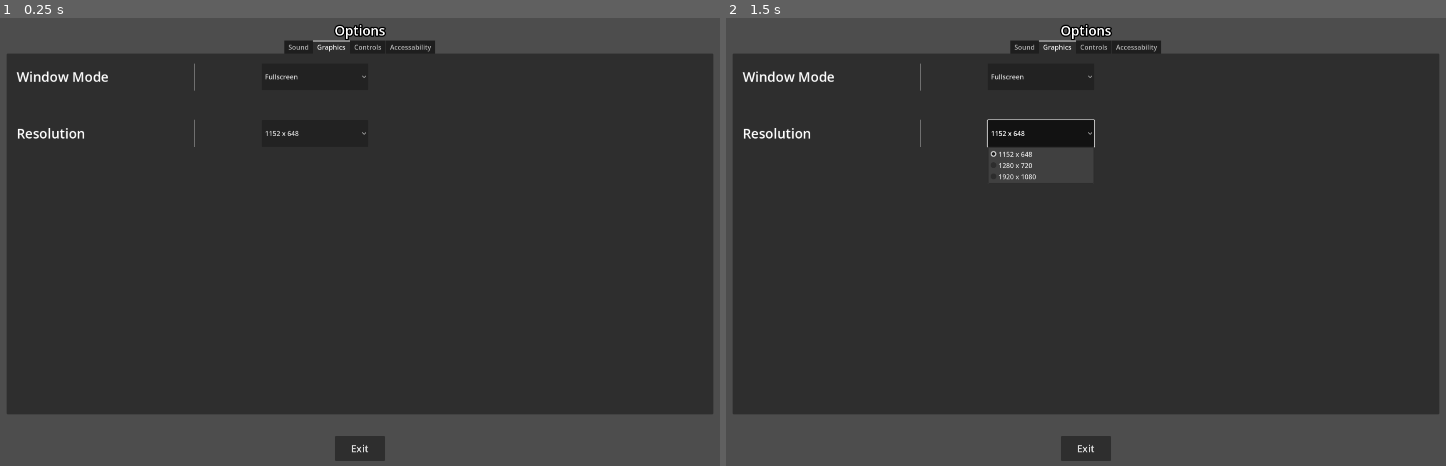
Above: before the commit, frames 1-2 (left to right).
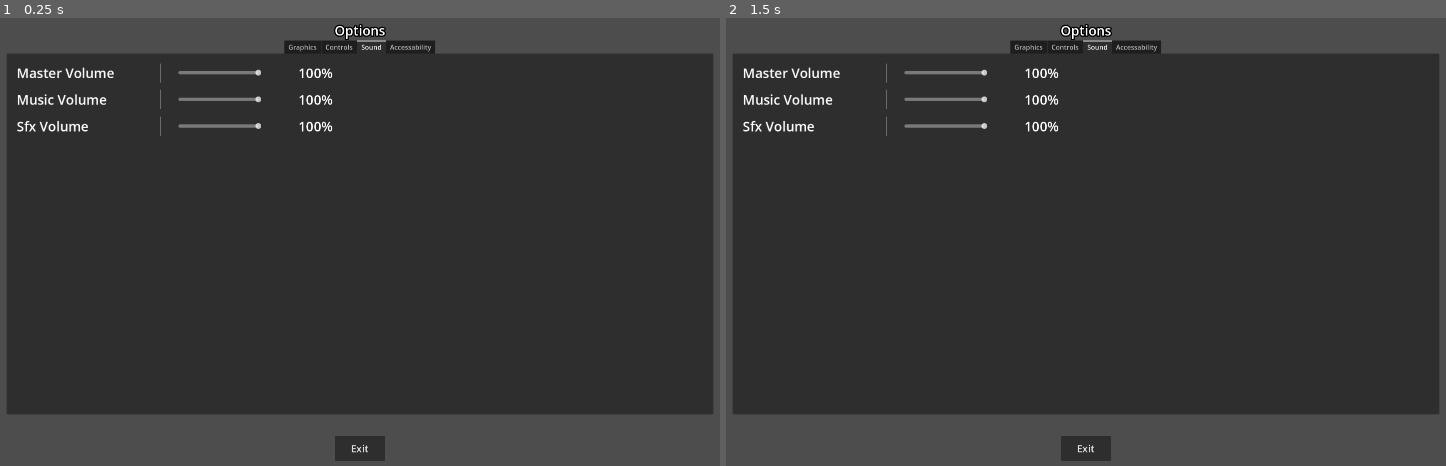
Above: after the commit, the same moments.

Repository: Netizen-Sys10/repel-the-night
Game: Godot game, scene res://MainMenu/OptionsMenu/options_menu.tscn
The game is run twice, just before and just after one commit, with the same random seed, the same clock (stepped at 60 frames per second) and the same inputs. This scene is started directly instead of the project's main scene.
Inputs (mouse positions are in pixels of both pictures, inside the frame that each line leads up to):
- Up to frame 1 (0.25 s): no input
- Up to frame 2 (1.5 s): click (1042, 134) at 0.5 s, where only the run before the commit has a clickable "1152 x 648"; tap Enter at 1.25 s; hold D (move_right) from 1.28 s (still down)

The runs differ from the first frame. In frame 1, 1.3% of the frame differs, in the area x 2-54%, y 4-29%; in frame 2, 2.2%, in the area x 2-54%, y 4-37%.

Commit message:
Added Sound Menu

Diff:
--- /dev/null
+++ b/MainMenu/OptionsMenu/Buttons/audio_slider_settings.gd
@@ -0,0 +1,33 @@
+extends Control
+
+@onready var audio_name_lbl = $HBoxContainer/Audio_Name_Lbl as Label
+@onready var audio_num_lbl_2 = $HBoxContainer/Audio_Num_Lbl2 as Label
+@onready var h_slider = $HBoxContainer/HSlider as HSlider
+
+@export_enum("Master", "Music", "Sfx") var bus_name : String
+
+var bus_index : int = 0
+
+# Called when the node enters the scene tree for the first time.
+func _ready():
+	h_slider.value_changed.connect(on_value_changed)
+	get_bus_name_by_index()
+	set_name_label_text()
+	set_slider_value()
+
+func set_name_label_text() -> void:
+	audio_name_lbl.text = str(bus_name) + " Volume"
+
+func set_audio_num_label_text() -> void:
+	audio_num_lbl_2.text = str(h_slider.value * 100) + "%"
+
+func get_bus_name_by_index() -> void:
+	bus_index = AudioServer.get_bus_index(bus_name)
+
+func set_slider_value() ->void:
+	h_slider.value = db_to_linear(AudioServer.get_bus_volume_db(bus_index))
+	set_audio_num_label_text()
+
+func on_value_changed(value : float) -> void:
+	AudioServer.set_bus_volume_db(bus_index, linear_to_db(value))
+	set_audio_num_label_text()
--- /dev/null
+++ b/MainMenu/OptionsMenu/Buttons/audio_slider_settings.tscn
@@ -0,0 +1,44 @@
+[gd_scene load_steps=2 format=3 uid="uid://sufoanc0k8ns"]
+
+[ext_resource type="Script" path="res://MainMenu/OptionsMenu/Buttons/audio_slider_settings.gd" id="1_tnrao"]
+
+[node name="Audio_Slider_Settings" type="Control"]
+layout_mode = 3
+anchors_preset = 15
+anchor_right = 1.0
+anchor_bottom = 1.0
+grow_horizontal = 2
+grow_vertical = 2
+script = ExtResource("1_tnrao")
+bus_name = "Master"
+
+[node name="HBoxContainer" type="HBoxContainer" parent="."]
+layout_mode = 0
+offset_right = 40.0
+offset_bottom = 40.0
+theme_override_constants/separation = 42
+
+[node name="Audio_Name_Lbl" type="Label" parent="HBoxContainer"]
+custom_minimum_size = Vector2(300, 0)
+layout_mode = 2
+theme_override_font_sizes/font_size = 32
+text = "Master Volume"
+
+[node name="VSeparator" type="VSeparator" parent="HBoxContainer"]
+layout_mode = 2
+
+[node name="HSlider" type="HSlider" parent="HBoxContainer"]
+custom_minimum_size = Vector2(200, 32)
+layout_mode = 2
+size_flags_vertical = 1
+max_value = 1.0
+step = 0.001
+
+[node name="VSeparator2" type="VSeparator" parent="HBoxContainer"]
+layout_mode = 2
+
+[node name="Audio_Num_Lbl2" type="Label" parent="HBoxContainer"]
+custom_minimum_size = Vector2(300, 0)
+layout_mode = 2
+theme_override_font_sizes/font_size = 32
+text = "100"
--- a/MainMenu/OptionsMenu/settings_tab_container.tscn
+++ b/MainMenu/OptionsMenu/settings_tab_container.tscn
@@ -1,8 +1,9 @@
-[gd_scene load_steps=7 format=3 uid="uid://cv4imsp08kwco"]
+[gd_scene load_steps=8 format=3 uid="uid://cv4imsp08kwco"]
 
 [ext_resource type="PackedScene" uid="uid://n4nq2n6f3lir" path="res://MainMenu/OptionsMenu/Buttons/hotkey_rebind_button.tscn" id="1_bx2pw"]
 [ext_resource type="PackedScene" uid="uid://d3iy7ux7w51up" path="res://MainMenu/OptionsMenu/Buttons/window_mode_button.tscn" id="1_cqmde"]
 [ext_resource type="PackedScene" uid="uid://d0nlfmh0xv0kb" path="res://MainMenu/OptionsMenu/Buttons/resolution_display_button.tscn" id="2_fwd5x"]
+[ext_resource type="PackedScene" uid="uid://sufoanc0k8ns" path="res://MainMenu/OptionsMenu/Buttons/audio_slider_settings.tscn" id="4_q4cvf"]
 
 [sub_resource type="StyleBoxEmpty" id="StyleBoxEmpty_0vvrj"]
 
@@ -30,49 +31,12 @@
 grow_horizontal = 2
 grow_vertical = 2
 tab_alignment = 1
-current_tab = 1
+current_tab = 2
 
-[node name="Sound" type="TabBar" parent="TabContainer"]
+[node name="Graphics" type="TabBar" parent="TabContainer"]
 visible = false
 layout_mode = 2
 metadata/_tab_index = 0
-
-[node name="MarginContainer" type="MarginContainer" parent="TabContainer/Sound"]
-layout_mode = 1
-anchors_preset = 15
-anchor_right = 1.0
-anchor_bottom = 1.0
-grow_horizontal = 2
-grow_vertical = 2
-theme_override_constants/margin_left = 24
-theme_override_constants/margin_top = 24
-theme_override_constants/margin_right = 24
-theme_override_constants/margin_bottom = 24
-
-[node name="VBoxContainer" type="VBoxContainer" parent="TabContainer/Sound/MarginContainer"]
-layout_mode = 2
-theme_override_constants/separation = 64
-alignment = 1
-
-[node name="Label" type="Label" parent="TabContainer/Sound/MarginContainer/VBoxContainer"]
-layout_mode = 2
-text = "Sound 1"
-
-[node name="Label2" type="Label" parent="TabContainer/Sound/MarginContainer/VBoxContainer"]
-layout_mode = 2
-text = "Sound 2"
-
-[node name="Label3" type="Label" parent="TabContainer/Sound/MarginContainer/VBoxContainer"]
-layout_mode = 2
-text = "Sound 3"
-
-[node name="Label4" type="Label" parent="TabContainer/Sound/MarginContainer/VBoxContainer"]
-layout_mode = 2
-text = "Sound 4"
-
-[node name="Graphics" type="TabBar" parent="TabContainer"]
-layout_mode = 2
-metadata/_tab_index = 1
 
 [node name="MarginContainer" type="MarginContainer" parent="TabContainer/Graphics"]
 layout_mode = 1
@@ -106,7 +70,7 @@
 [node name="Controls" type="TabBar" parent="TabContainer"]
 visible = false
 layout_mode = 2
-metadata/_tab_index = 2
+metadata/_tab_index = 1
 
 [node name="MarginContainer" type="MarginContainer" parent="TabContainer/Controls"]
 layout_mode = 1
@@ -143,6 +107,41 @@
 layout_mode = 2
 theme_override_constants/separation = 12
 theme_override_styles/separator = SubResource("StyleBoxEmpty_sbdns")
+
+[node name="Sound" type="TabBar" parent="TabContainer"]
+layout_mode = 2
+metadata/_tab_index = 2
+
+[node name="MarginContainer" type="MarginContainer" parent="TabContainer/Sound"]
+layout_mode = 1
+anchors_preset = 15
+anchor_right = 1.0
+anchor_bottom = 1.0
+grow_horizontal = 2
+grow_vertical = 2
+theme_override_constants/margin_left = 24
+theme_override_constants/margin_top = 24
+theme_override_constants/margin_right = 24
+theme_override_constants/margin_bottom = 24
+
+[node name="ScrollContainer" type="ScrollContainer" parent="TabContainer/Sound/MarginContainer"]
+layout_mode = 2
+
+[node name="VBoxContainer" type="VBoxContainer" parent="TabContainer/Sound/MarginContainer/ScrollContainer"]
+layout_mode = 2
+theme_override_constants/separation = 64
+alignment = 1
+
+[node name="Audio_Slider_Settings" parent="TabContainer/Sound/MarginContainer/ScrollContainer/VBoxContainer" instance=ExtResource("4_q4cvf")]
+layout_mode = 2
+
+[node name="Audio_Slider_Settings2" parent="TabContainer/Sound/MarginContainer/ScrollContainer/VBoxContainer" instance=ExtResource("4_q4cvf")]
+layout_mode = 2
+bus_name = "Music"
+
+[node name="Audio_Slider_Settings3" parent="TabContainer/Sound/MarginContainer/ScrollContainer/VBoxContainer" instance=ExtResource("4_q4cvf")]
+layout_mode = 2
+bus_name = "Sfx"
 
 [node name="Accessability" type="TabBar" parent="TabContainer"]
 visible = false
--- a/MainMenu/TitleMenu/title_menu.gd
+++ b/MainMenu/TitleMenu/title_menu.gd
@@ -1,6 +1,7 @@
 class_name TitleMenu
 
 extends Control
+
 @onready var start_button = $MarginContainer/HBoxContainer/VBoxContainer/StartButton as Button
 @onready var exit_button = $MarginContainer/HBoxContainer/VBoxContainer/ExitButton as Button
 @onready var options_button = $MarginContainer/HBoxContainer/VBoxContainer/OptionsButton as Button
--- /dev/null
+++ b/default_bus_layout.tres
@@ -0,0 +1,15 @@
+[gd_resource type="AudioBusLayout" format=3 uid="uid://ck5xv7nei8q4h"]
+
+[resource]
+bus/1/name = &"Music"
+bus/1/solo = false
+bus/1/mute = false
+bus/1/bypass_fx = false
+bus/1/volume_db = 0.0
+bus/1/send = &"Master"
+bus/2/name = &"Sfx"
+bus/2/solo = false
+bus/2/mute = false
+bus/2/bypass_fx = false
+bus/2/volume_db = 0.0
+bus/2/send = &"Master"
--- a/main.tscn
+++ b/main.tscn
@@ -1,6 +1,7 @@
-[gd_scene load_steps=2 format=3 uid="uid://n7wyo7y5635b"]
+[gd_scene load_steps=3 format=3 uid="uid://n7wyo7y5635b"]
 
 [ext_resource type="Script" path="res://main.gd" id="1_o7e1n"]
+[ext_resource type="AudioStream" uid="uid://sf6me7t3g154" path="res://MainMenu/Common/dark-fantasy-ambient-dungeon-synthpiano-verse-248214.mp3" id="2_g6k23"]
 
 [node name="Main" type="Node" node_paths=PackedStringArray("fps_label")]
 script = ExtResource("1_o7e1n")
@@ -15,3 +16,8 @@
 offset_left = -40.0
 offset_bottom = 23.0
 grow_horizontal = 0
+
+[node name="MusicStreamPlayer" type="AudioStreamPlayer" parent="."]
+stream = ExtResource("2_g6k23")
+autoplay = true
+bus = &"Music"
Not shown, added: MainMenu/Common/dark-fantasy-ambient-dungeon-synthpiano-verse-248214.mp3.import
Not shown, added: MainMenu/Common/dark-fantasy-ambient-dungeon-synthpiano-verse-248214.mp3
